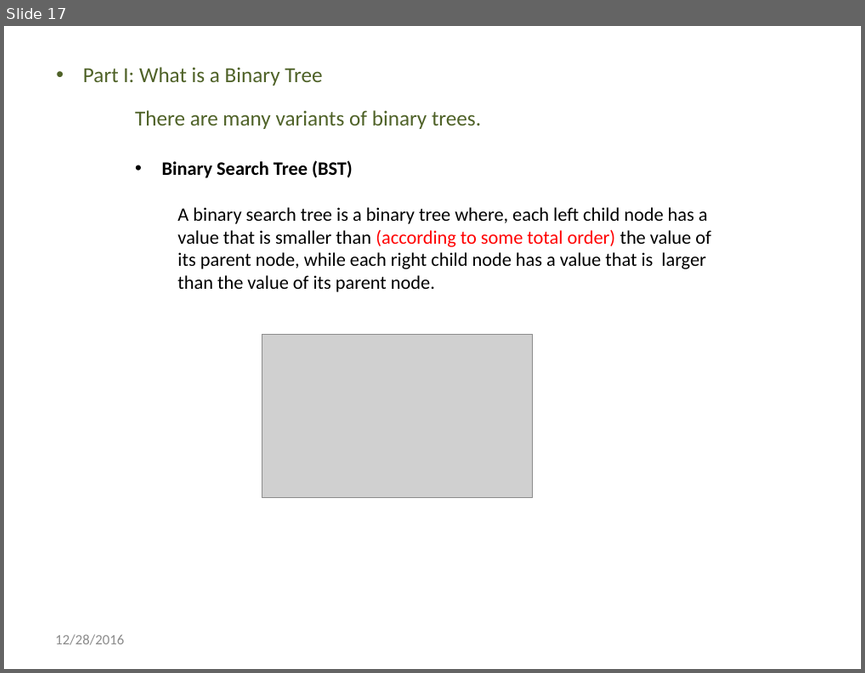
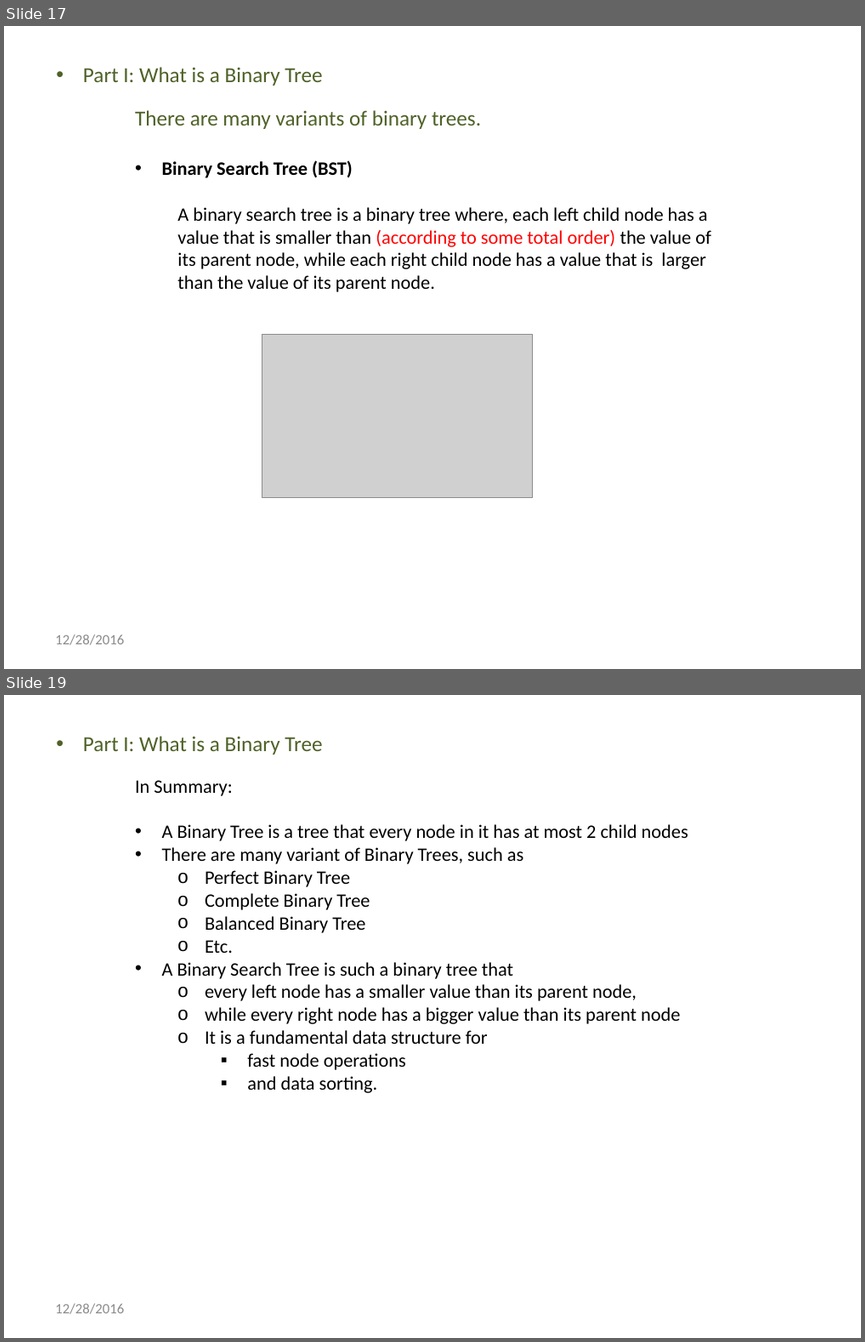
Before and after one commit to renee2016/wilfrid, a slide deck: resource/Introduction to Binary Tree.pptx. Shown one above the other, each under a label of ours: slide 17 before the commit, slides 17 and 19 after it; the slides between them are not shown. The pictures are 865x673 and 865x1342 pixels, drawn with LibreOffice and Linux fonts; fonts in the diff are those of the drawing; grey boxes stand for pictures. Boxes give left, top, right and bottom in pixels: in the first picture for what was removed or moved away, otherwise in the second. Text is boxed around its words. In the diff, an @@ line names an element or a change of style, - is before the commit and + after.

```diff
--- a/resource/Introduction to Binary Tree.pptx
+++ b/resource/Introduction to Binary Tree.pptx
@@ slide 19 added at box(4, 695, 861, 1338), background #FFFFFF @@
@@ text added at box(83, 736, 322, 755), 18 pt, text #4F6228 @@
+• Part I: What is a Binary Tree
@@ text added at box(135, 780, 688, 1093), 16 pt, text #000000 @@
+In Summary:
+• A Binary Tree is a tree that every node in it has at most 2 child nodes
+• There are many variant of Binary Trees, such as
+  o Perfect Binary Tree
+  o Complete Binary Tree
+  o Balanced Binary Tree
+  o Etc.
+• A Binary Search Tree is such a binary tree that
+  o every left node has a smaller value than its parent node,
+  o while every right node has a bigger value than its parent node
+  o It is a fundamental data structure for
+    ▪ fast node operations
+    ▪ and data sorting.
@@ text added at box(55, 1303, 124, 1314), 12 pt, text #8C8C8C @@
+12/28/2016
```
Also in this commit, not shown: 1 slide changed.
